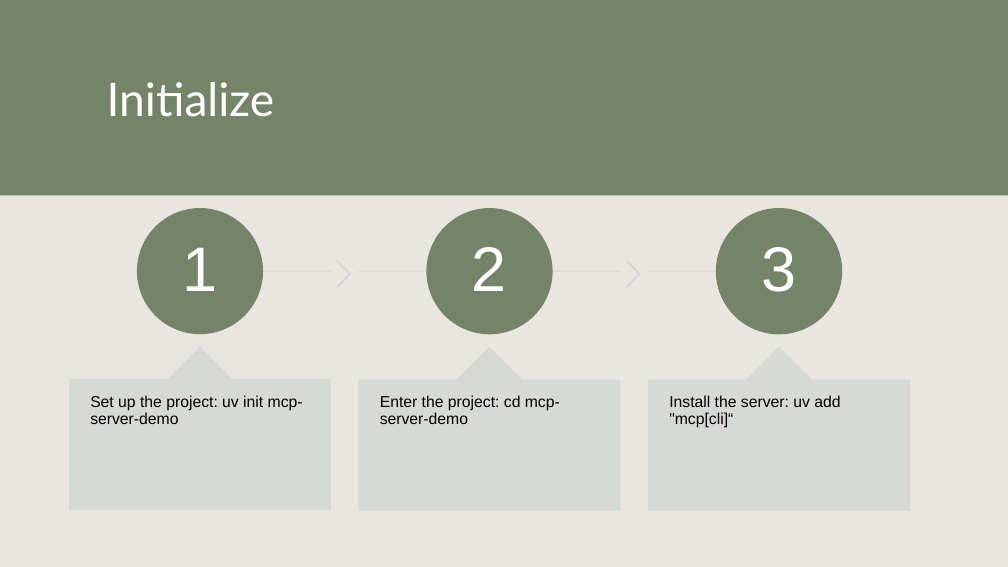
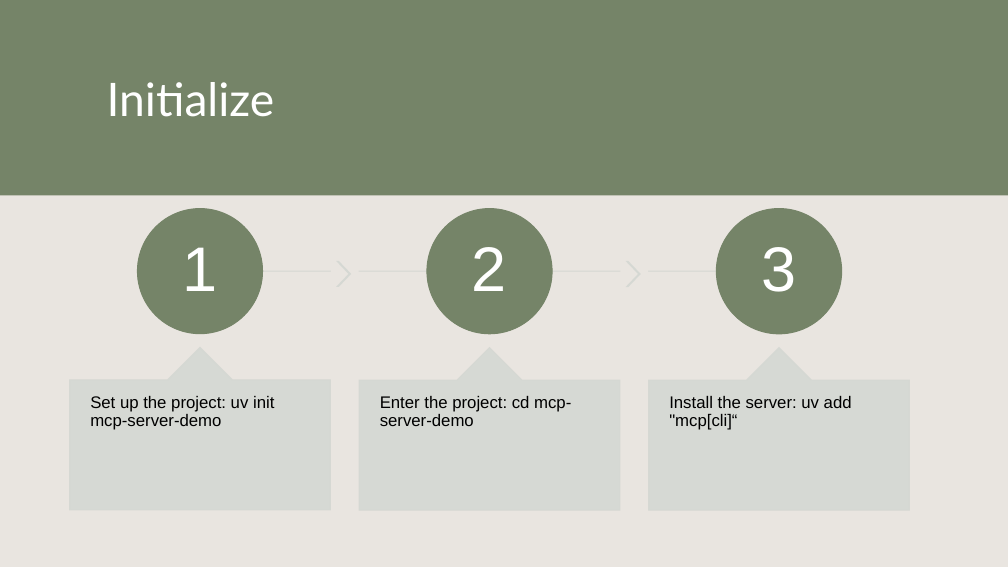
Before and after one commit to AI-ML-Club/MCP-Workshop, a slide deck: slide 6 of document/Model Context Protocol.pptx. Drawn at 1008x567 pixels with LibreOffice and Linux fonts; fonts in the diff are those of the drawing; background and template pictures are left out. Boxes give left, top, right and bottom in pixels: in the first picture for what was removed or moved away, otherwise in the second. Text is boxed around its words. In the diff, an @@ line names an element or a change of style, - is before the commit and + after.

```diff
--- a/document/Model Context Protocol.pptx
+++ b/document/Model Context Protocol.pptx
@@ size 15 to 16 pt in 3 elements at (90, 396, 274, 430), (380, 396, 571, 426), (669, 396, 852, 430) @@
```
Also in this commit, not shown: 1 other file.
